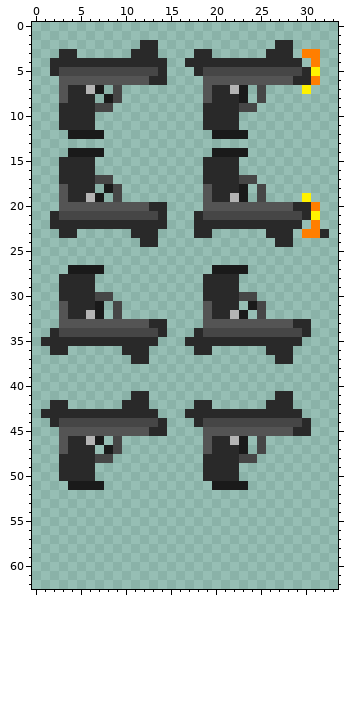
One commit to this sprite sheet: public/pistol.png. The picture above is the old version.
The file is 160x160 pixels, drawn in blocks of 2x2; one block is one cell here. Colours within 5 levels of each other are drawn and written as one. Shown: x 0..33, y 0..62.
Once edited:
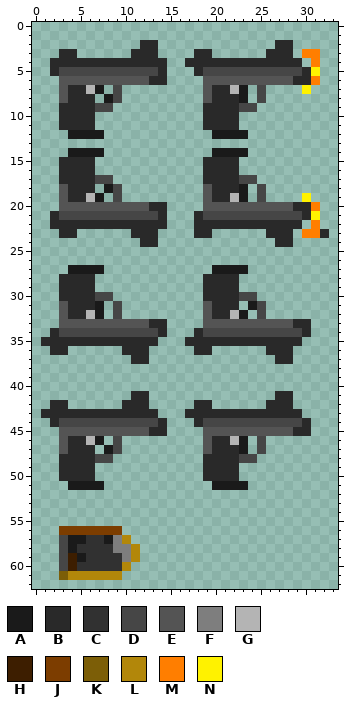
Palette (. is transparent): A #1a1a1a  B #292929  C #313131  D #464646  E #545454  F #7e7e7e  G #b4b4b4  H #3d1e00  J #7c3d00  K #7c5e07  L #b2870a  M #ff7e00  N #fff200
From old to new:
@@ x 1..13 @@
 55 .............
-56 .............
-57 .............
-58 .............
-59 .............
-60 .............
-61 .............
+56 ..JJJJJJJ....
+57 ..DAACCAFL...
+58 ..DACCCCFFL..
+59 ..DHACCCCFL..
+60 ..DHCCCCCL...
+61 ..KLLLLLL....
 62 .............
Pixel boxes of the changes (left, top, right, bottom) in both pictures:
added: (59, 526, 140, 580)
